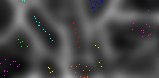
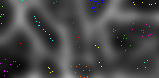
Layered file, before and after one edit (159×78). Changes by layer:
added layer "Nova camada#14" above "Nova camada#13" over [0, 6, 4, 24]
added layer "Nova camada#13" above "Nova camada#12" over [133, 2, 156, 5]
added layer "Nova camada#12" above "Nova camada#11" over [137, 60, 148, 69]
added layer "Nova camada#11" above "Nova camada#10" over [113, 29, 131, 51]
painted on "Nova camada#10" over [53, 1, 149, 11]
painted on "Nova camada#1" over [18, 39, 28, 47]
